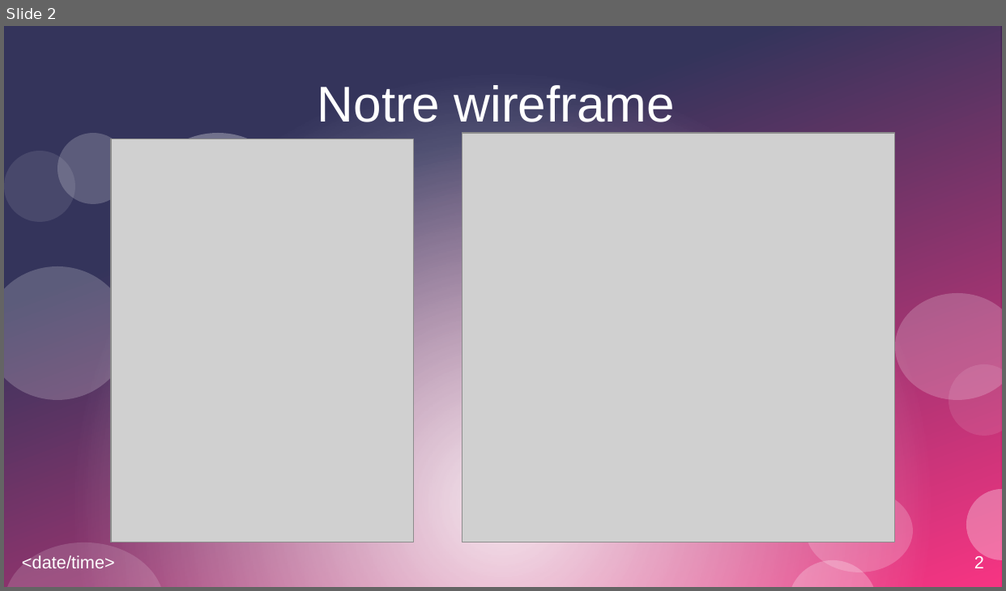
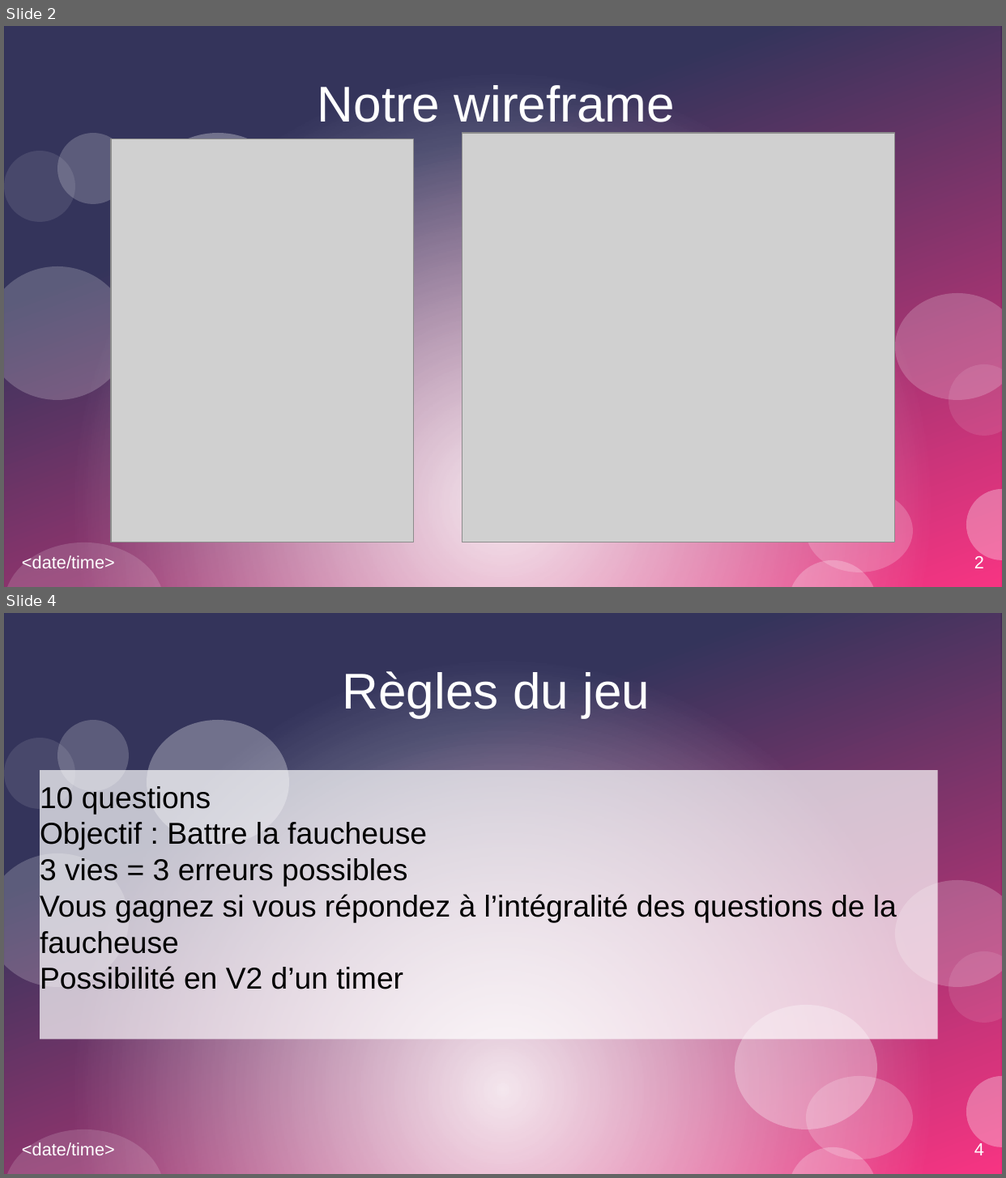
Before and after one commit to RomainVarra/QuizZzZ, a slide deck: Public/Maquettes/Diapos QuizZzZ !.odp. Shown one above the other, each under a label of ours: slide 2 before the commit, slides 2 and 4 after it; the slides between them are not shown. The pictures are 1006x591 and 1006x1178 pixels, drawn with LibreOffice and Linux fonts; fonts in the diff are those of the drawing; grey boxes stand for pictures. Boxes give left, top, right and bottom in pixels: in the first picture for what was removed or moved away, otherwise in the second. Text is boxed around its words. In the diff, an @@ line names an element or a change of style, - is before the commit and + after.

Commit message:
feat : add slides

```diff
--- a/Public/Maquettes/Diapos QuizZzZ !.odp
+++ b/Public/Maquettes/Diapos QuizZzZ !.odp
@@ slide 4 added at (4, 613, 1002, 1174), background #FFFFFF; not listed: 15 template elements that a slide beside it also shows @@
@@ title added at (343, 671, 650, 717), 40 pt, text #FFFFFF @@
+Règles du jeu
@@ rectangle added at (40, 771, 938, 1040), fill #FFFFFF at 70% opacity, 24 pt, text #000000 @@
+10 questions
+Objectif : Battre la faucheuse
+3 vies = 3 erreurs possibles
+Vous gagnez si vous répondez à l’intégralité des questions de la faucheuse
+Possibilité en V2 d’un timer
```
Also in this commit, not shown: 1 slide changed, 4 other slides added, 4 other files.
